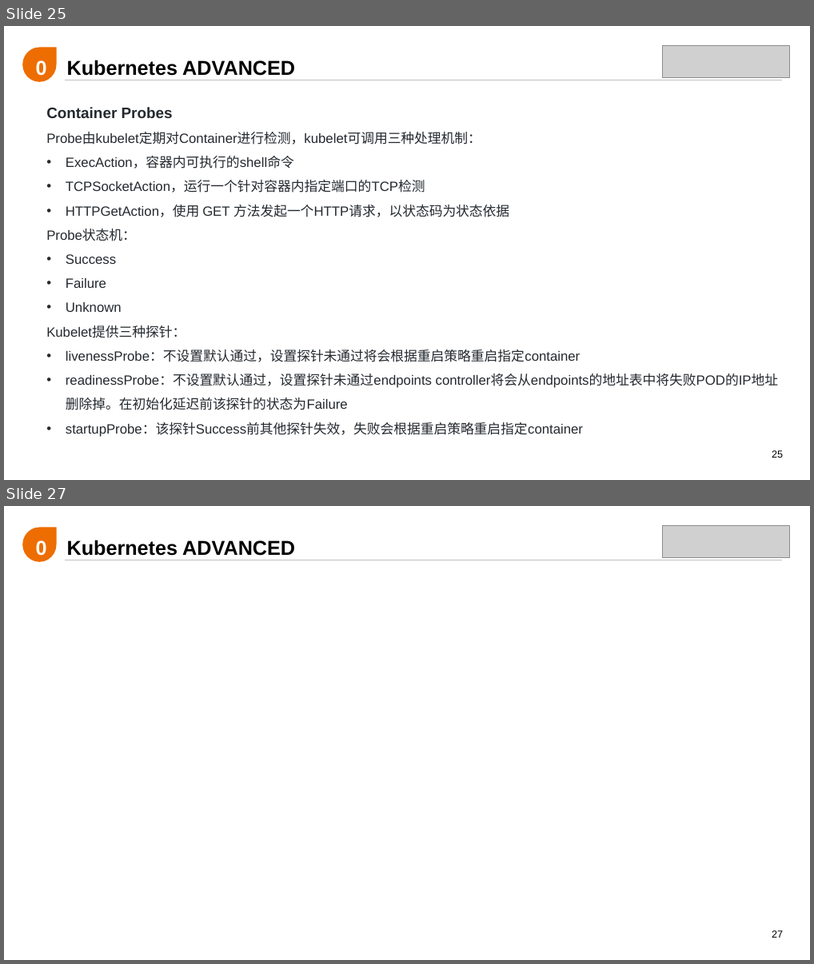
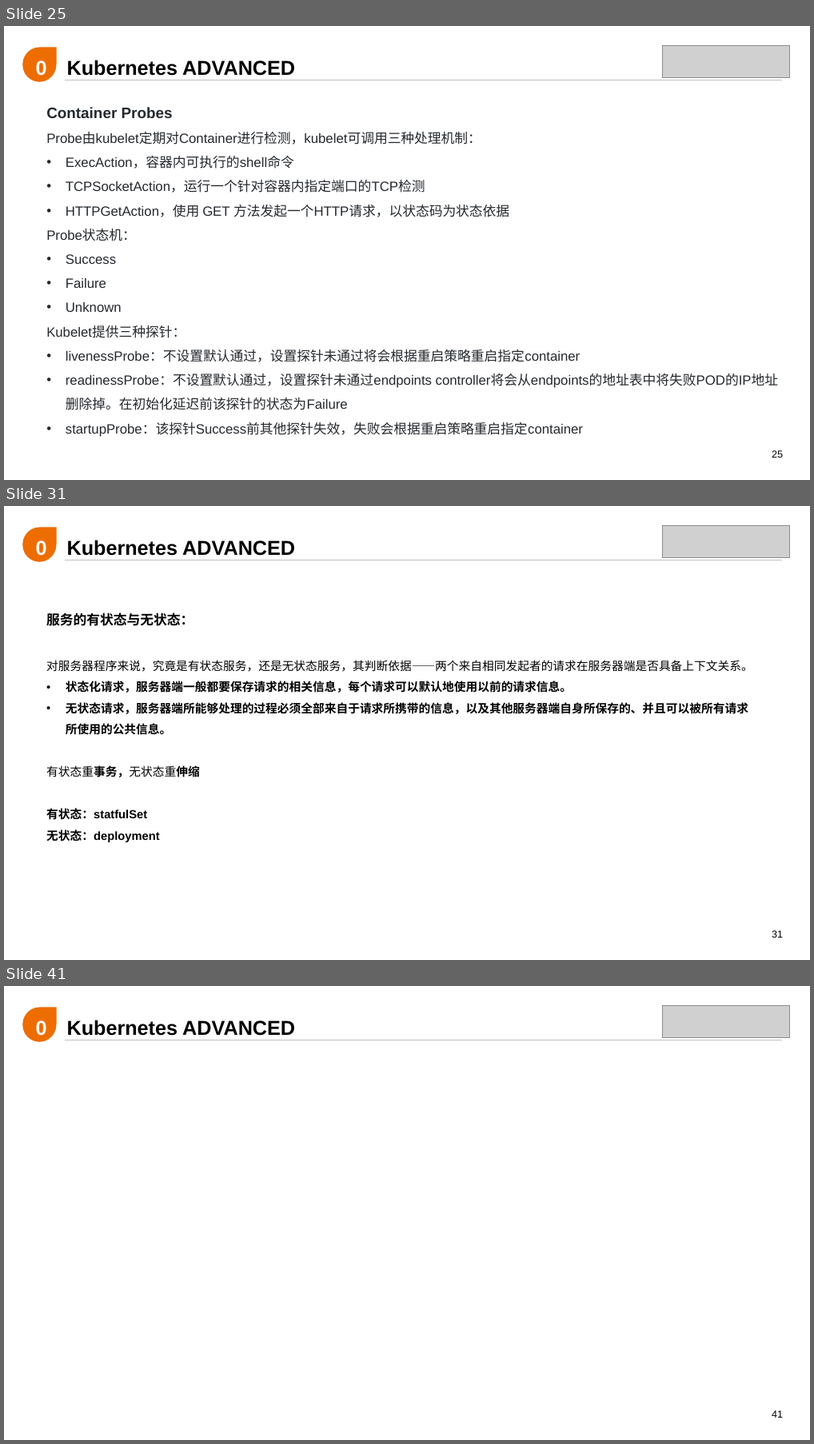
Before and after one commit to liamliu1986/kubecamp, a slide deck: 培训体系/002-Kubernetes,Containers Reborn/Kubernetes,Containers Reborn.pptx. Shown one above the other, each under a label of ours: slides 25 and 27 before the commit, slides 25, 31 and 41 after it; the slides between them are not shown. The pictures are 814x964 and 814x1444 pixels, drawn with LibreOffice and Linux fonts; fonts in the diff are those of the drawing; grey boxes stand for pictures. Boxes give left, top, right and bottom in pixels: in the first picture for what was removed or moved away, otherwise in the second. Text is boxed around its words. In the diff, an @@ line names an element or a change of style, - is before the commit and + after.

```diff
--- a/培训体系/002-Kubernetes,Containers Reborn/Kubernetes,Containers Reborn.pptx
+++ b/培训体系/002-Kubernetes,Containers Reborn/Kubernetes,Containers Reborn.pptx
@@ slide 31 added at (x1=4, y1=506, x2=810, y2=960), background #FFFFFF; not listed: 3 template elements that a slide beside it also shows @@
@@ text added at (x1=25, y1=525, x2=58, y2=560), 24 pt, text #FFFFFF, bold @@
+02
@@ picture added at (x1=662, y1=525, x2=790, y2=558) @@
@@ text added at (x1=67, y1=540, x2=295, y2=556), 24 pt, text #000000, bold @@
+Kubernetes ADVANCED
@@ text added at (x1=46, y1=612, x2=754, y2=842), 14 pt, text #000000, bold @@
+服务的有状态与无状态：
+对服务器程序来说，究竟是有状态服务，还是无状态服务，其判断依据——两个来自相同发起者的请求在服务器端是否具备上下文关系。
+• 状态化请求，服务器端一般都要保存请求的相关信息，每个请求可以默认地使用以前的请求信息。
+• 无状态请求，服务器端所能够处理的过程必须全部来自于请求所携带的信息，以及其他服务器端自身所保存的、并且可以被所有请求所使用的公共信息。
+有状态重事务，无状态重伸缩
+有状态：statfulSet
+无状态：deployment
@@ what was slide 27 is now slide 41 @@
@@ page number at (x1=772, y1=1410, x2=783, y2=1417): text changed @@
-27
+41
```
Also in this commit, not shown: 1 slide changed, 14 other slides added.
